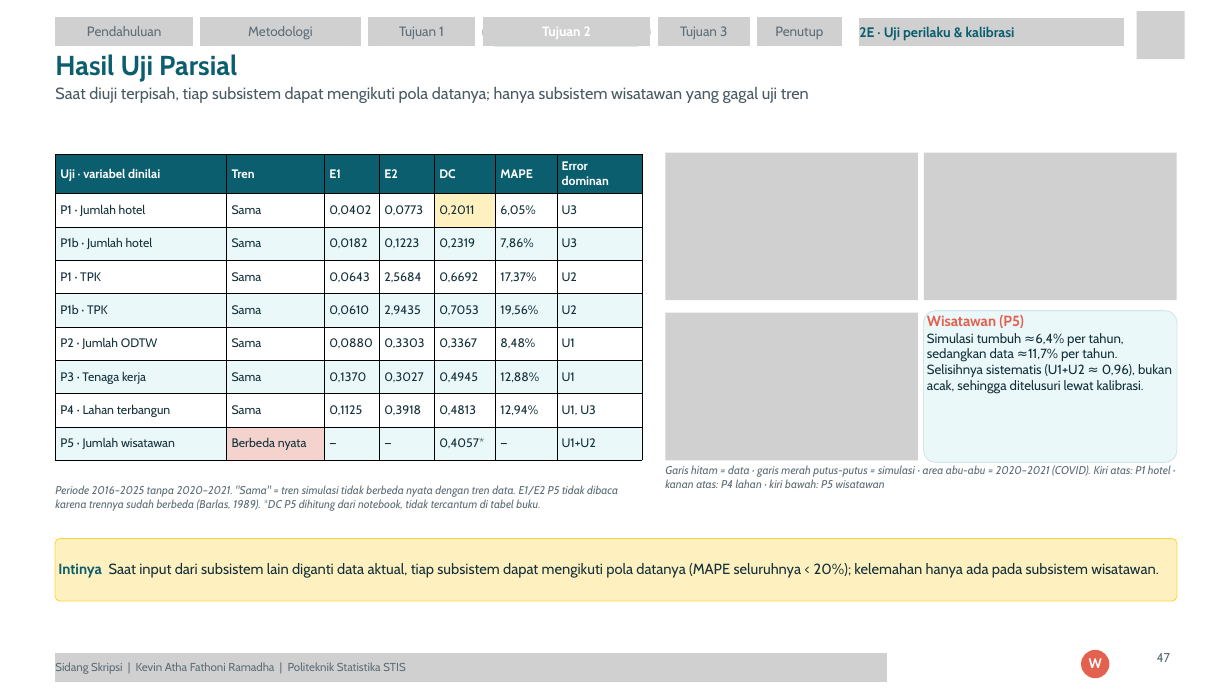
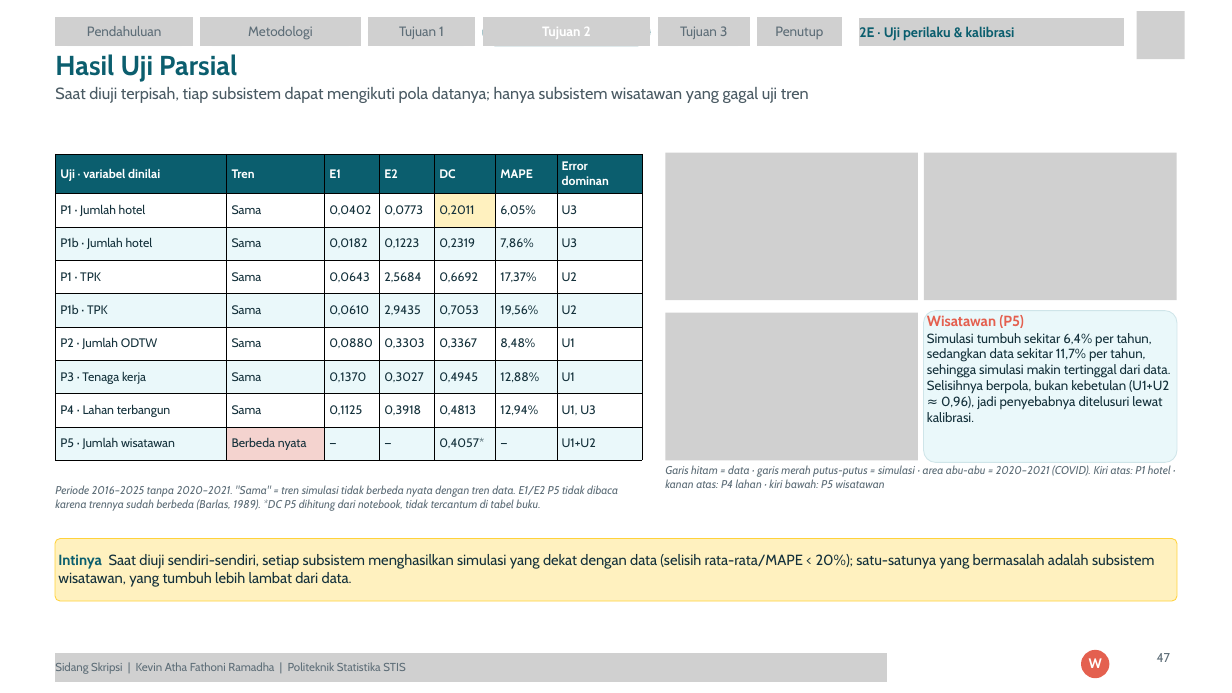
Before and after one commit to Kevinramadha/Skripsi, a slide deck: slide 1 of Slide - Hasil Uji Parsial dan Penuh (slide lama, kalimat diperbaiki).pptx. Drawn at 1232x693 pixels with LibreOffice and Linux fonts; fonts in the diff are those of the drawing; grey boxes stand for pictures. Boxes give left, top, right and bottom in pixels: in the first picture for what was removed or moved away, otherwise in the second. Text is boxed around its words. In the diff, an @@ line names an element or a change of style, - is before the commit and + after.

```diff
--- a/Slide - Hasil Uji Parsial dan Penuh (slide lama, kalimat diperbaiki).pptx
+++ b/Slide - Hasil Uji Parsial dan Penuh (slide lama, kalimat diperbaiki).pptx
@@ text at (927, 333, 1170, 422): text changed @@
-Simulasi tumbuh ≈6,4% per tahun, sedangkan data ≈11,7% per tahun. Selisihnya sistematis (U1+U2 ≈ 0,96), bukan acak, sehingga ditelusuri lewat kalibrasi.
+Simulasi tumbuh sekitar 6,4% per tahun, sedangkan data sekitar 11,7% per tahun, sehingga simulasi makin tertinggal dari data. Selisihnya berpola, bukan kebetulan (U1+U2 ≈ 0,96), jadi penyebabnya ditelusuri lewat kalibrasi.
@@ text at (58, 554, 1155, 587): text changed @@
-Intinya Saat input dari subsistem lain diganti data aktual, tiap subsistem dapat mengikuti pola datanya (MAPE seluruhnya < 20%); kelemahan hanya ada pada subsistem wisatawan.
+Intinya Saat diuji sendiri-sendiri, setiap subsistem menghasilkan simulasi yang dekat dengan data (selisih rata-rata/MAPE < 20%); satu-satunya yang bermasalah adalah subsistem wisatawan, yang tumbuh lebih lambat dari data.
```
Also in this commit, not shown: 1 other slide changed, 3 other files.
